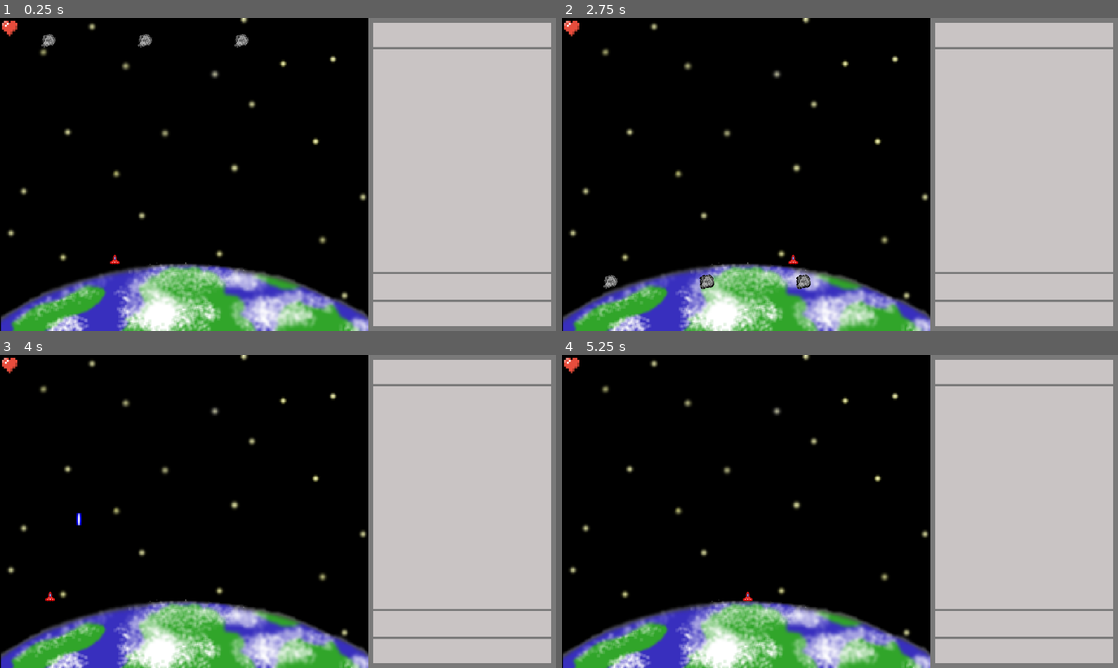
Above: before the commit, frames 1-4 (two rows, left to right).
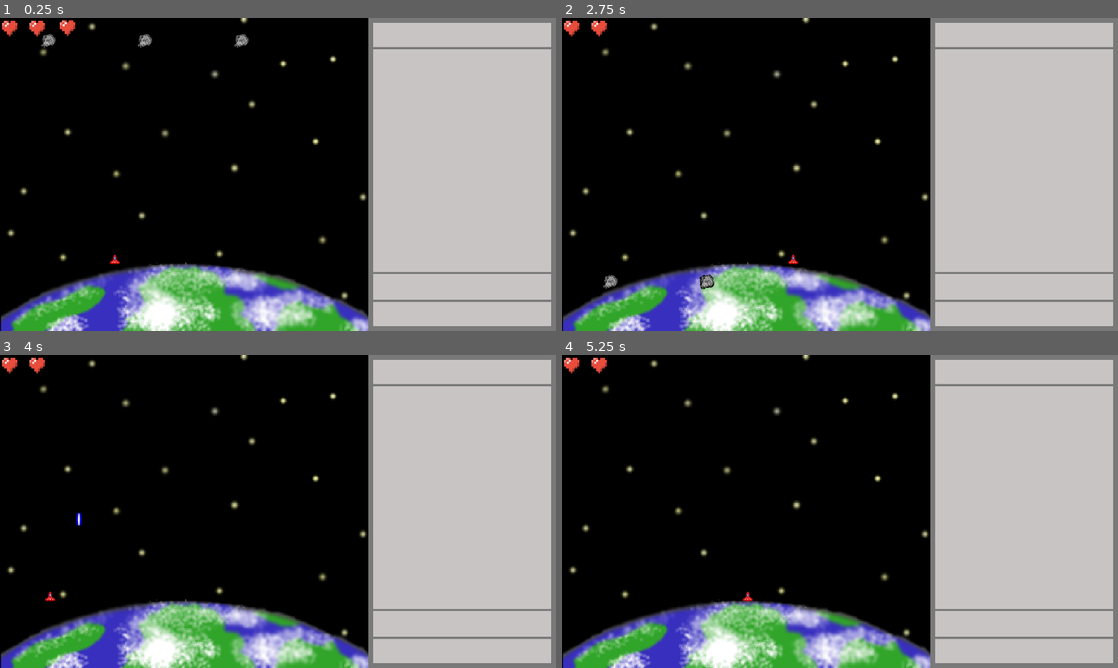
Above: after the commit, the same moments.

Repository: Pchristy03/EAP-Redox
Game: Godot game, scene res://main.tscn
Two runs of this game, one before a commit and one after it. Both use one fixed random seed, a clock stepped at 60 frames per second and the inputs below.
Inputs:
- Up to frame 1 (0.25 s): no input
- Up to frame 2 (2.75 s): tap Enter (ui_accept) at 0.5, 0.77, 1.52 s; hold Right (ui_right) 0.53-2.03 s; hold Left (ui_left) from 2.03 s (still down)
- Up to frame 3 (4 s): keep holding Left (ui_left); tap Enter (ui_accept) at 3.02, 3.77 s
- Up to frame 4 (5.25 s): tap Enter (ui_accept) at 4.25, 4.52, 5 s; release Left (ui_left) at 4.28 s; hold Right (ui_right) from 4.28 s (still down)

The runs differ from the first frame. In frame 1, 0.2% of the frame differs, in the area x 5-14%, y 0-6%; in frame 2, 0.2%; in frame 3, 0.1%; in frame 4, 0.1%.

Commit message:
Player Health Scripts

Diff:
--- a/asteroid.tscn
+++ b/asteroid.tscn
@@ -45,6 +45,7 @@
 }]
 
 [node name="Asteroid" type="RigidBody2D"]
+collision_layer = 3
 gravity_scale = 0.0
 script = ExtResource("1_6ar2y")
 metadata/_edit_group_ = true
--- a/hud.tscn
+++ b/hud.tscn
@@ -17,11 +17,14 @@
 texture = ExtResource("2_no8fw")
 
 [node name="Heart2" type="TextureRect" parent="."]
-offset_right = 40.0
+offset_left = 57.0
+offset_right = 97.0
 offset_bottom = 40.0
 texture = ExtResource("2_no8fw")
 
 [node name="Heart3" type="TextureRect" parent="."]
-offset_right = 40.0
-offset_bottom = 40.0
+offset_left = 120.0
+offset_top = -1.0
+offset_right = 160.0
+offset_bottom = 39.0
 texture = ExtResource("2_no8fw")
--- a/player.gd
+++ b/player.gd
@@ -39,3 +39,10 @@
 
 	position = position.clamp(Vector2(l_boundary, 500), Vector2(r_boundary, 500))
 	move_and_slide()
+
+
+func _on_body_entered(body):
+	lives -=1
+	body.queue_free()
+	hurt.emit()
+	#if lives == 0:
--- a/player.tscn
+++ b/player.tscn
@@ -6,6 +6,10 @@
 [sub_resource type="CapsuleShape2D" id="CapsuleShape2D_f62n5"]
 radius = 8.0
 height = 20.0
+
+[sub_resource type="CapsuleShape2D" id="CapsuleShape2D_vcjwn"]
+radius = 8.0
+height = 24.0
 
 [node name="Player" type="CharacterBody2D"]
 motion_mode = 1
@@ -17,3 +21,13 @@
 
 [node name="Sprite2D" type="Sprite2D" parent="."]
 texture = ExtResource("2_5yfuw")
+
+[node name="Area2D" type="Area2D" parent="."]
+collision_layer = 0
+collision_mask = 2
+
+[node name="Hurtbox" type="CollisionShape2D" parent="Area2D"]
+shape = SubResource("CapsuleShape2D_vcjwn")
+debug_color = Color(1, 0, 0.101961, 0.419608)
+
+[connection signal="body_entered" from="Area2D" to="." method="_on_body_entered"]
Not shown: 1 places in player.tscn that only renumber resources
